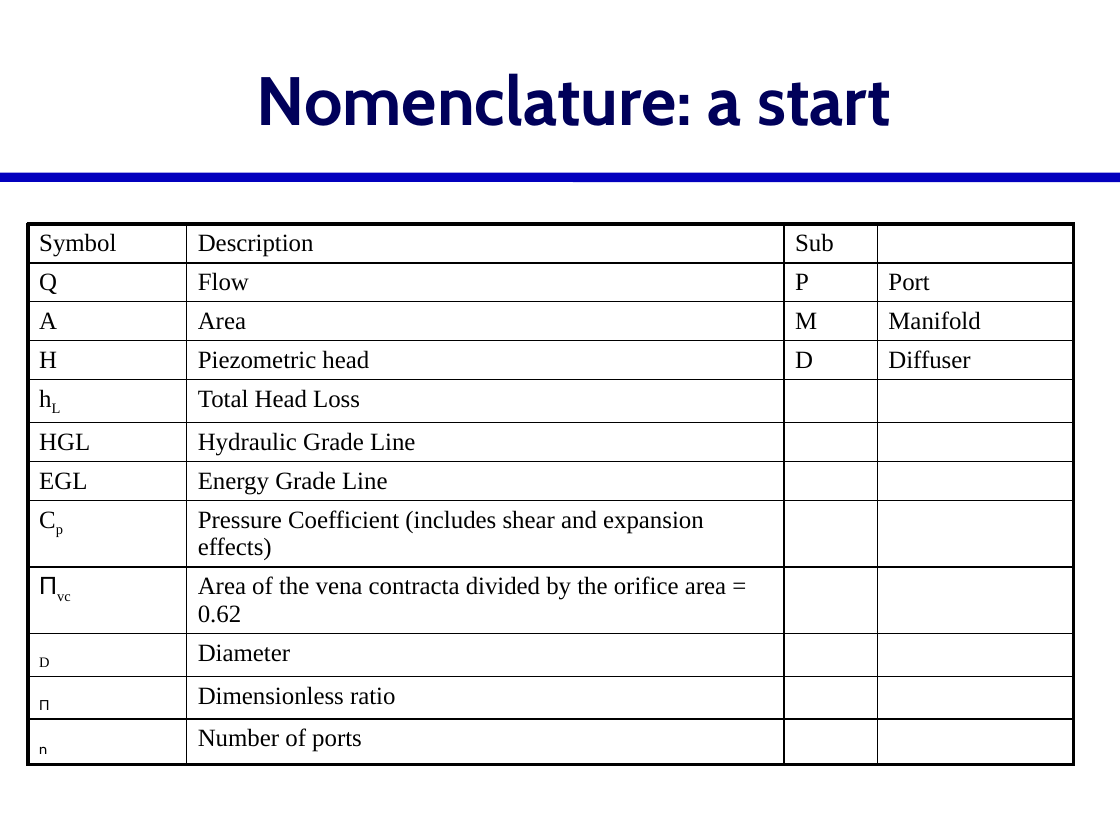
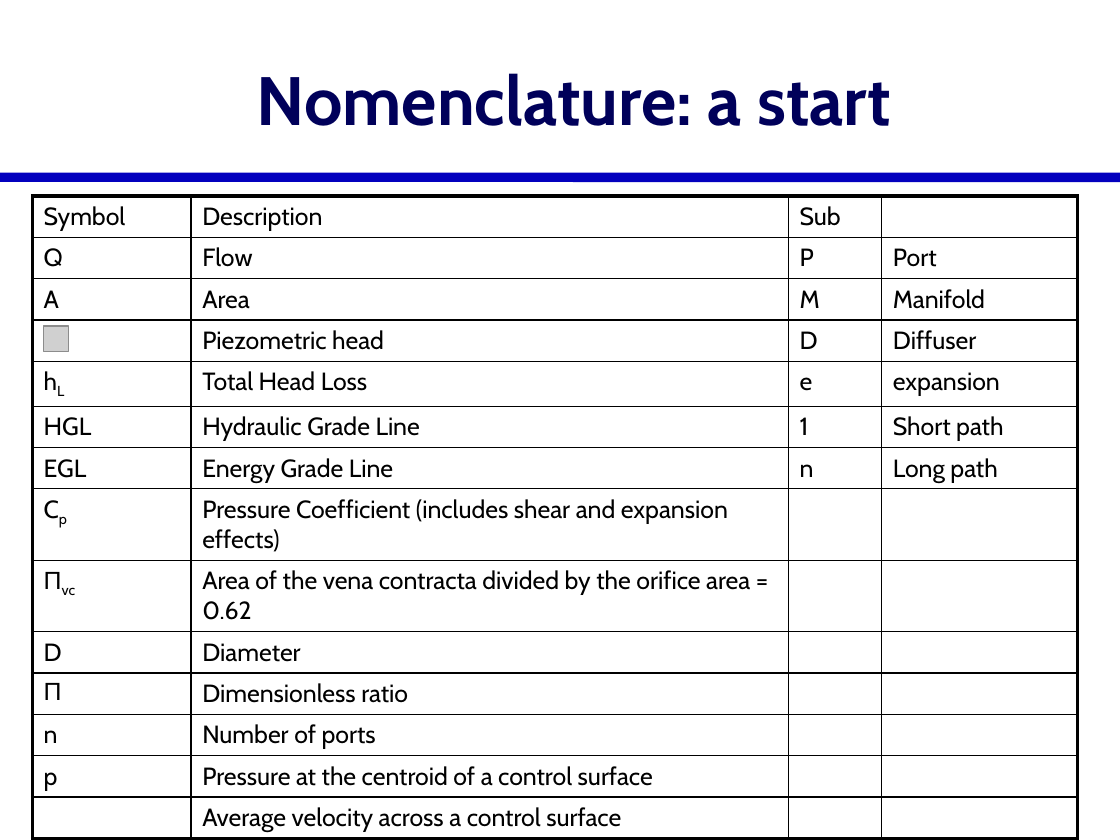
Before and after one commit to AguaClara/SWOT, a slide deck: slide 2 of Lectures/In Class/Manifolds.pptx. Drawn at 1120x840 pixels with LibreOffice and Linux fonts; fonts in the diff are those of the drawing; grey boxes stand for pictures; background and template pictures are left out. Boxes give left, top, right and bottom in pixels: in the first picture for what was removed or moved away, otherwise in the second. Text is boxed around its words. In the diff, an @@ line names an element or a change of style, - is before the commit and + after.

```diff
--- a/Lectures/In Class/Manifolds.pptx
+++ b/Lectures/In Class/Manifolds.pptx
@@ table at bbox=[32, 196, 1077, 835] @@
-row 4, column 1: H
+row 4, column 1: 
-row 5, column 3: 
+row 5, column 3: e
-row 5, column 4: 
+row 5, column 4: expansion
-row 6, column 3: 
+row 6, column 3: 1
-row 6, column 4: 
+row 6, column 4: Short path
-row 7, column 3: 
+row 7, column 3: n
-row 7, column 4: 
+row 7, column 4: Long path
+row 13: p | Pressure at the centroid of a control surface |  | 
+row 14:  | Average velocity across a control surface |  | 
@@ table: place and size @@
-table at bbox=[28, 224, 1073, 776]
+table at bbox=[32, 196, 1077, 835]
@@ picture added at bbox=[44, 326, 68, 352] @@
```
Also in this commit, not shown: 17 other slides changed, 11 slides added, 4 other files.
